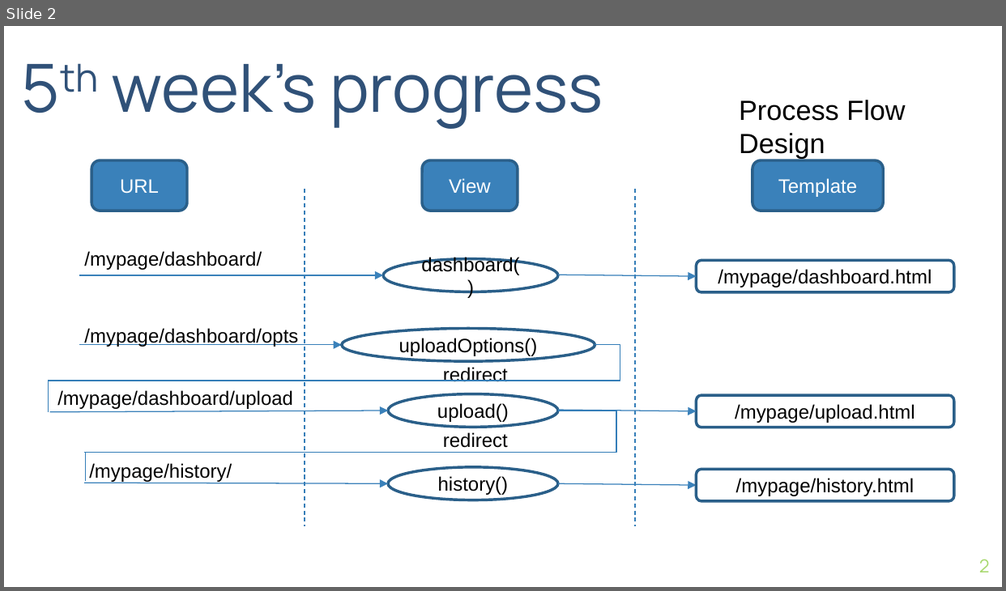
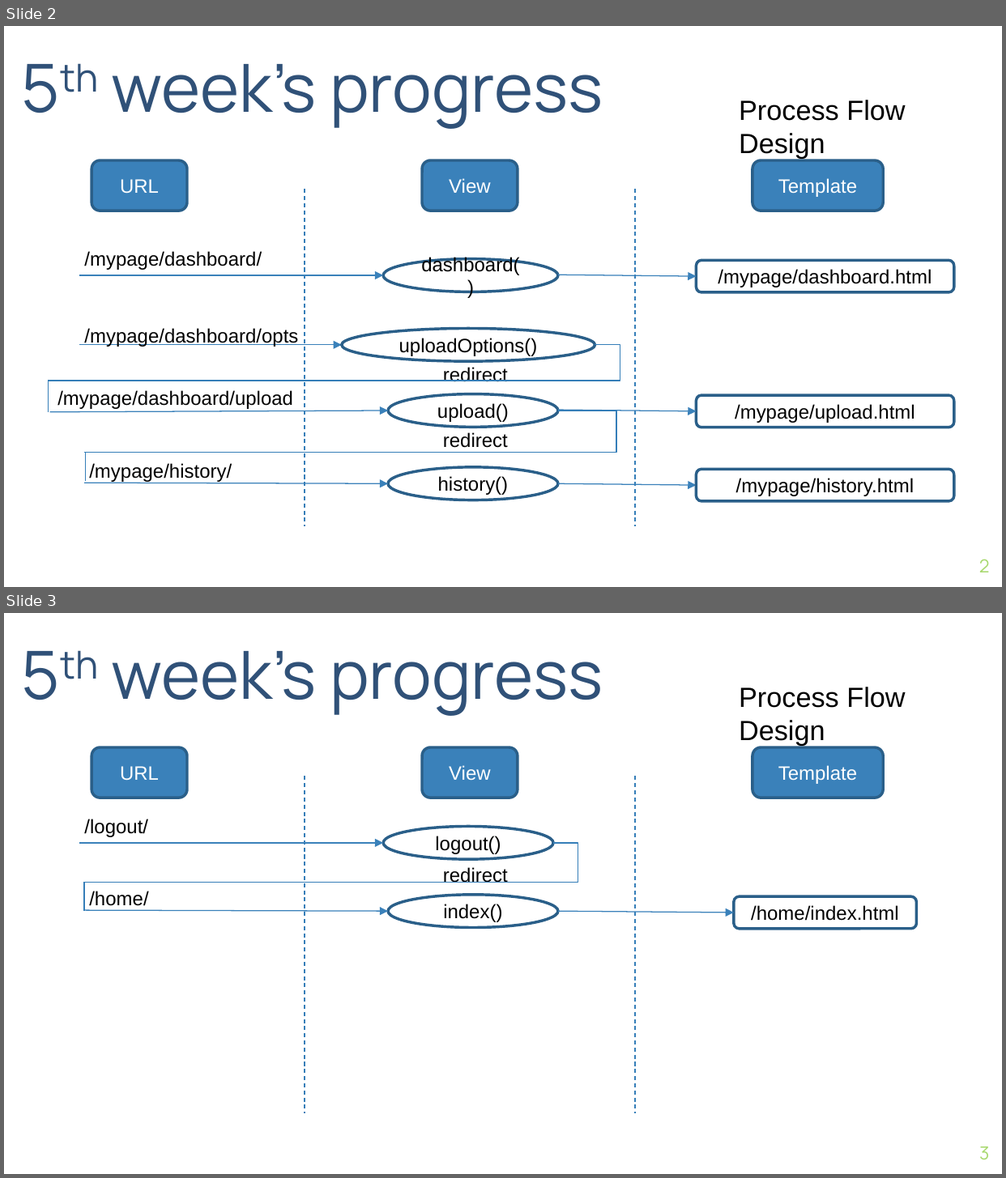
Before and after one commit to highlightu/server, a slide deck: Documents/flow.pptx. Shown one above the other, each under a label of ours: slide 2 before the commit, slides 2 and 3 after it. The pictures are 1006x591 and 1006x1178 pixels, drawn with LibreOffice and Linux fonts; fonts in the diff are those of the drawing. Boxes give left, top, right and bottom in pixels: in the first picture for what was removed or moved away, otherwise in the second. Text is boxed around its words. In the diff, an @@ line names an element or a change of style, - is before the commit and + after.

Commit message:
Web Program Flow Updated
home, login, oauth, dashboard, uploadOptions, upload, history, logout

```diff
--- a/Documents/flow.pptx
+++ b/Documents/flow.pptx
@@ slide 3 added at <box>4,613,1002,1174</box>, background #FFFFFF @@
@@ text added at <box>112,651,603,716</box>, 48 pt, text #305178 @@
+5th week’s progress
@@ text added at <box>739,687,905,746</box>, 20 pt, text #000000 @@
+Process Flow
+Design
@@ rounded rectangle added at <box>91,747,188,798</box>, fill #3A81BA, outline #2B5F8A 2 pt, 14 pt, text #FFFFFF @@
+URL
@@ rounded rectangle added at <box>422,747,518,798</box>, fill #3A81BA, outline #2B5F8A 2 pt, 14 pt, text #FFFFFF @@
+View
@@ rounded rectangle added at <box>752,747,883,798</box>, fill #3A81BA, outline #2B5F8A 2 pt, 14 pt, text #FFFFFF @@
+Template
@@ line added from (305, 776) to (305, 1114), #367EB9 0.75 pt dashed @@
@@ line added from (635, 776) to (635, 1114), #367EB9 0.75 pt dashed @@
@@ text added at <box>84,819,148,837</box>, 14 pt, text #000000 @@
+/logout/
@@ ellipse added at <box>383,827,553,859</box>, outline #2B5F8A 2 pt, 14 pt, text #000000 @@
+logout()
@@ arrow added from (80, 842) to (383, 842), #3A81BA 0.75 pt @@
@@ group added at <box>84,842,916,928</box>: 2 texts, 2 arrows, 1 rounded rectangle, 1 ellipse, 1 elbow line, 1 line @@
+/home/index.html
+index()
+/home/
+redirect
@@ page number added at <box>979,1147,989,1160</box>, 13 pt, text #A7D86D @@
+3
```
